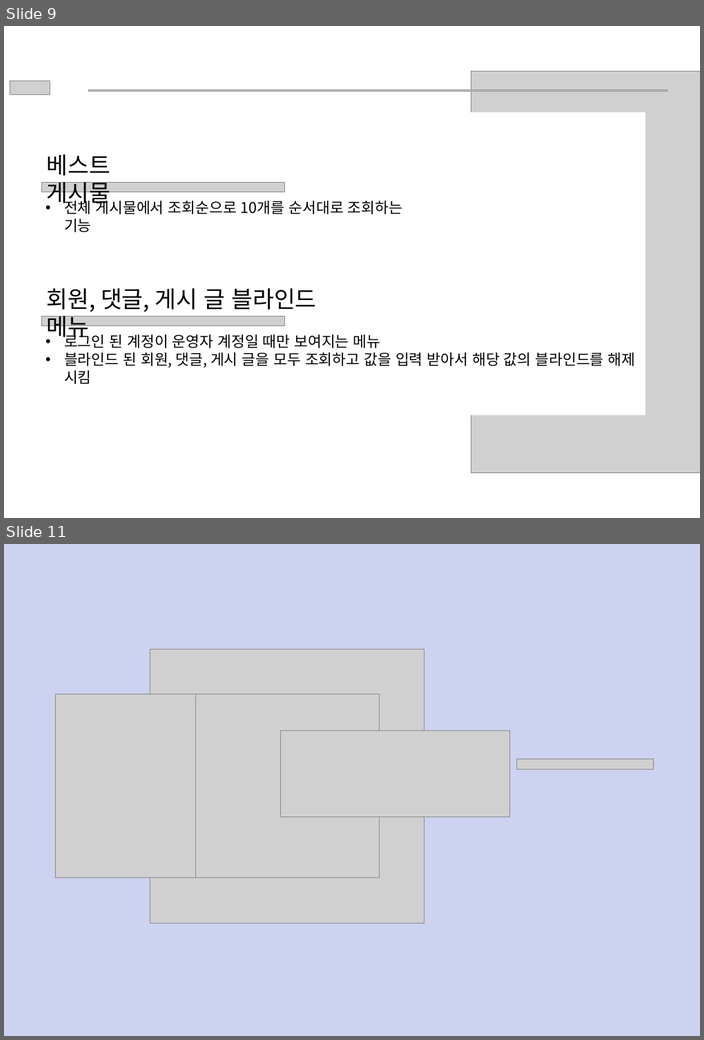
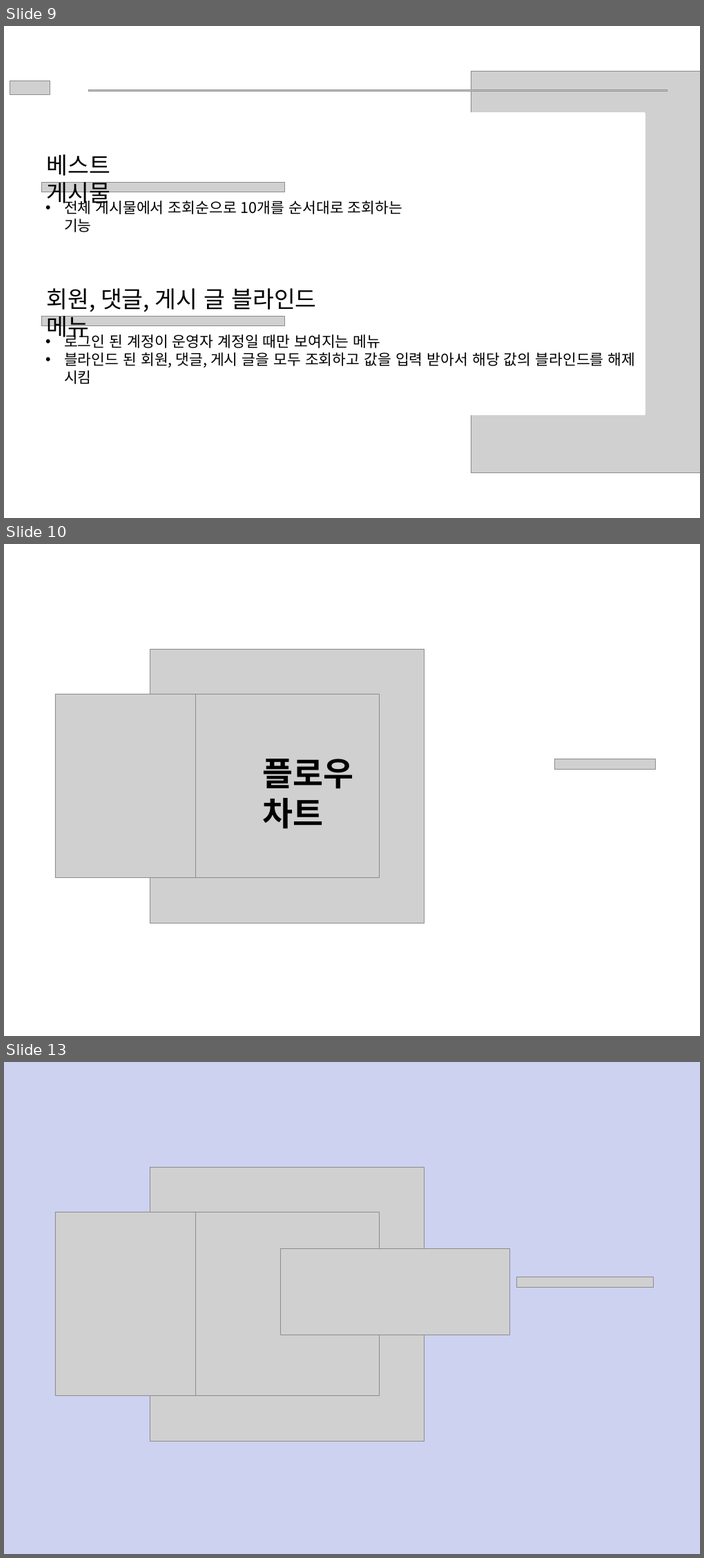
Before and after one commit to nunnunnu/miniProject, a slide deck: ppt/게시판 미니 프로젝트.pptx. Shown one above the other, each under a label of ours: slides 9 and 11 before the commit, slides 9, 10 and 13 after it; the slides between them are not shown. The pictures are 704x1040 and 704x1558 pixels, drawn with LibreOffice and Linux fonts; fonts in the diff are those of the drawing; grey boxes stand for pictures; background and template pictures are left out. Boxes give left, top, right and bottom in pixels: in the first picture for what was removed or moved away, otherwise in the second. Text is boxed around its words. In the diff, an @@ line names an element or a change of style, - is before the commit and + after.

```diff
--- a/ppt/게시판 미니 프로젝트.pptx
+++ b/ppt/게시판 미니 프로젝트.pptx
@@ slide 10 added at (4, 544, 700, 1036), background #FFFFFF @@
@@ picture added at (150, 649, 424, 923) @@
@@ picture added at (55, 694, 239, 877) @@
@@ picture added at (195, 694, 379, 877) @@
@@ text added at (262, 759, 353, 829), 40 pt, text #000000, bold @@
+플로우 차트
@@ picture added at (554, 759, 655, 770) @@
@@ what was slide 11 is now slide 13 @@
```
Also in this commit, not shown: 2 slides changed, 1 other slide added, 2 other files.
